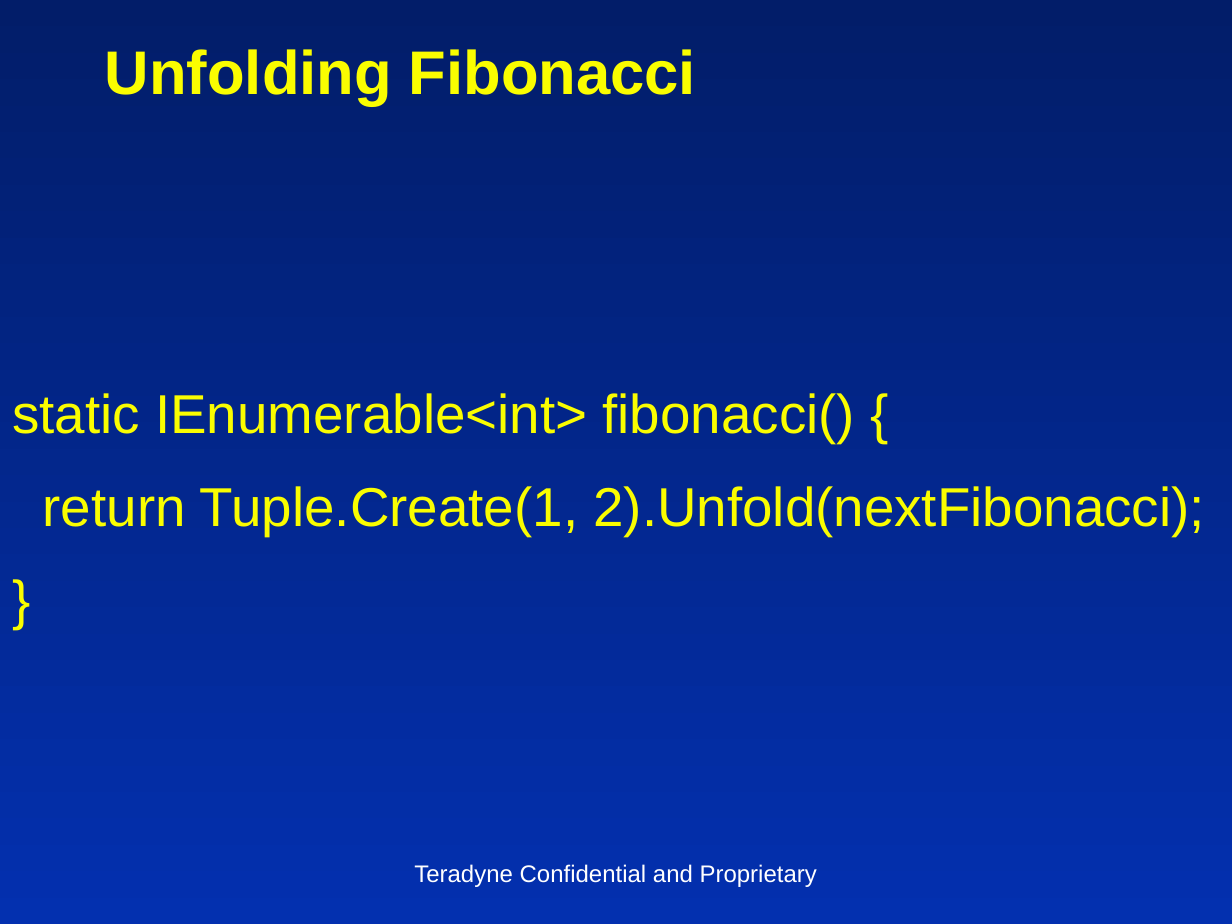
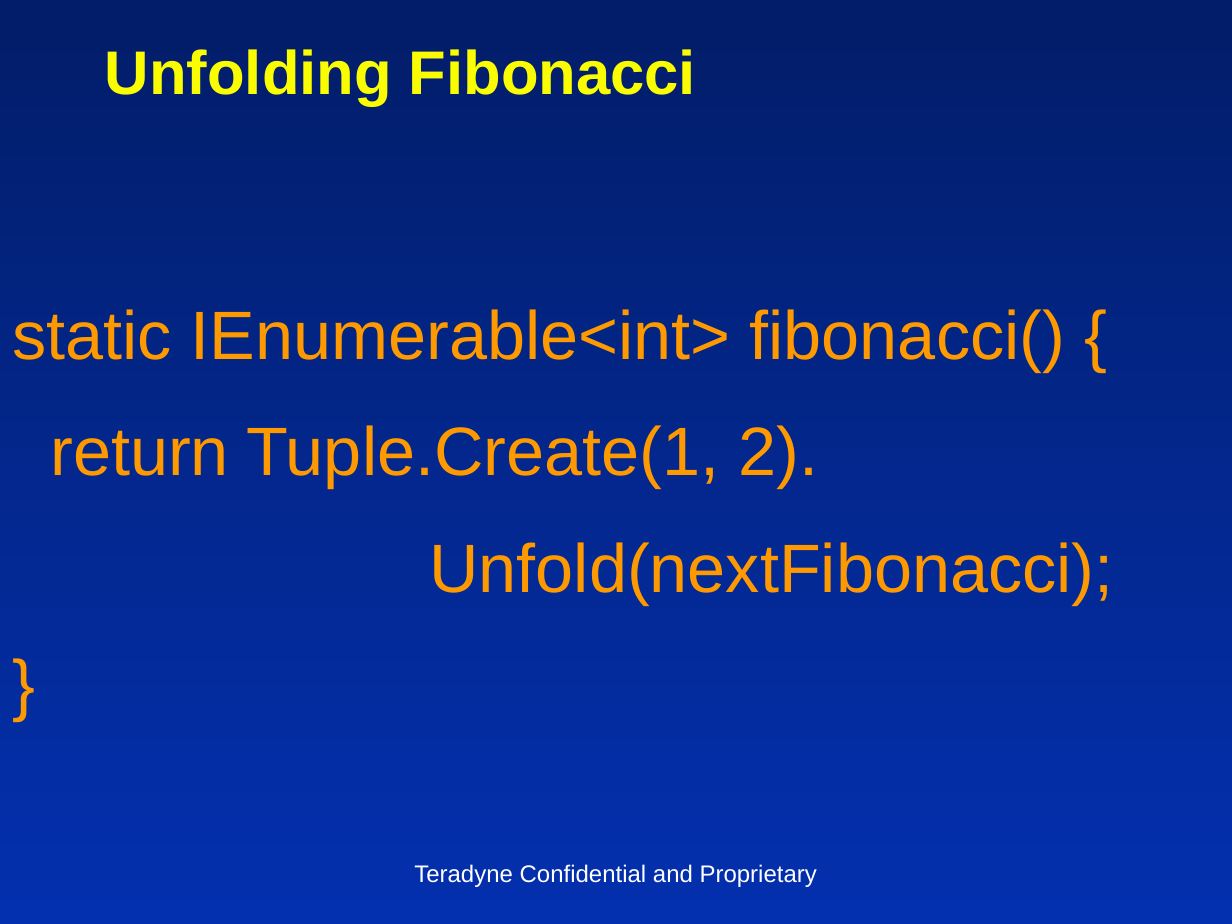
Before and after one commit to insideoutclub/Euler, a slide deck: slide 10 of FiveEasyPieces2.pptx. Drawn at 1232x924 pixels with LibreOffice and Linux fonts; fonts in the diff are those of the drawing. Boxes give left, top, right and bottom in pixels: in the first picture for what was removed or moved away, otherwise in the second. Text is boxed around its words. In the diff, an @@ line names an element or a change of style, - is before the commit and + after.

```diff
--- a/FiveEasyPieces2.pptx
+++ b/FiveEasyPieces2.pptx
@@ text at (x1=12, y1=309, x2=1066, y2=372): size 32 to 40 pt, text colour #FAFD00 to #FF9900 in "static IEnumerable<int> fibonacci() {", "}"; more space between paragraphs @@
@@ text at (x1=50, y1=425, x2=1113, y2=604): text changed; size 32 to 40 pt; text colour #FAFD00 to #FF9900 @@
-return Tuple.Create(1, 2).Unfold(nextFibonacci);
+return Tuple.Create(1, 2).
+Unfold(nextFibonacci);
```
Also in this commit, not shown: 15 other slides changed, 1 other file.
